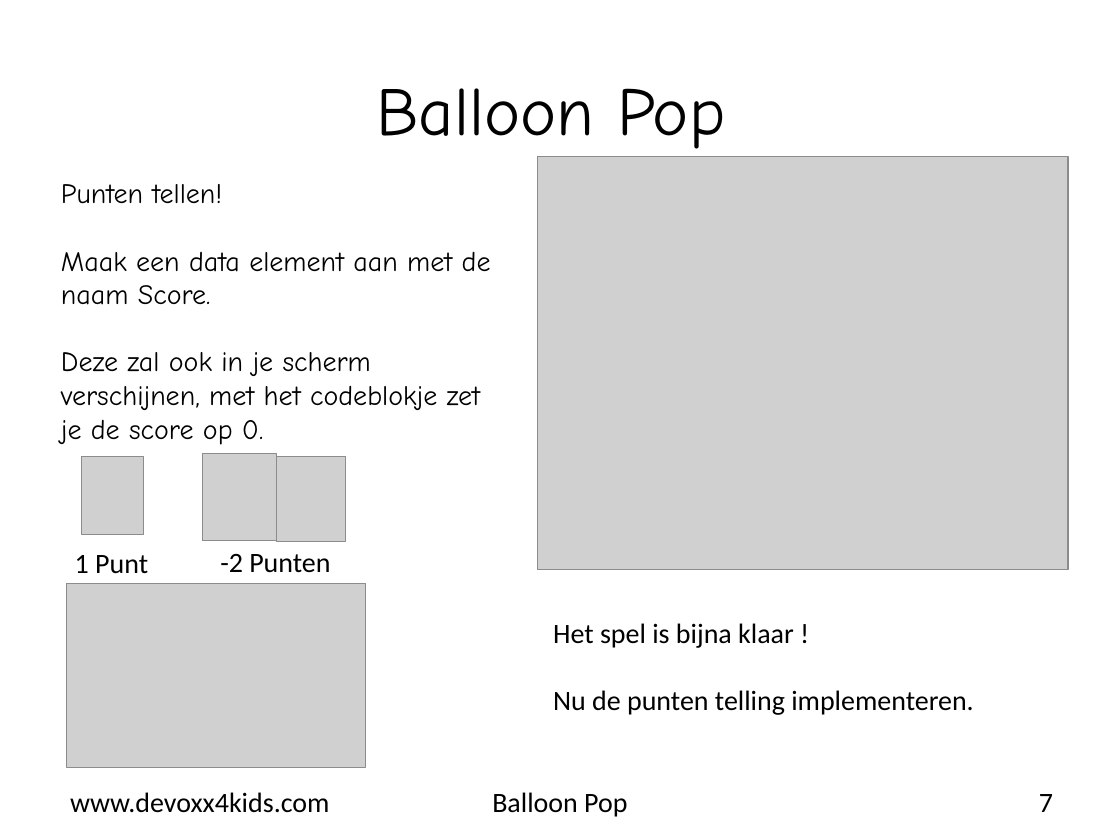
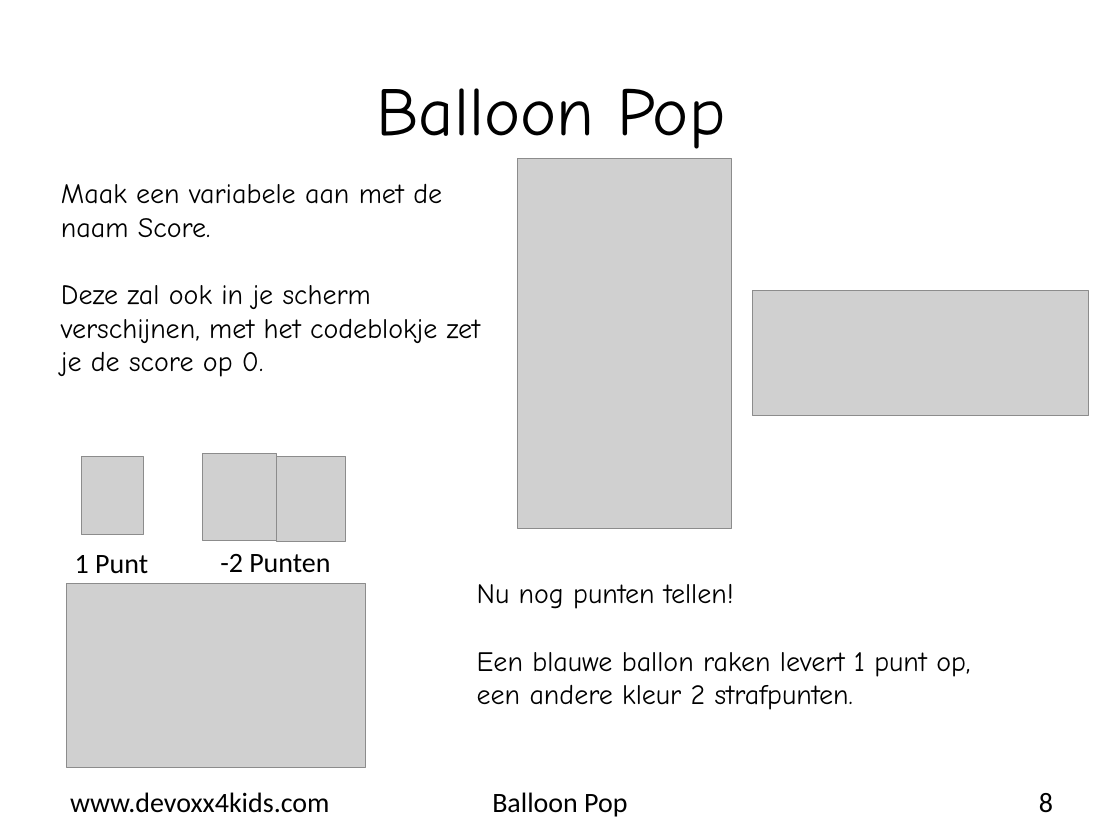
Before and after one commit to bertjan/openvalue-devoxx4kids, a slide deck: slide 8 of scratch-leapmotion/instructions/nl/Scratch-opdracht_04_BalloonPop.pptx (slide 7 before the commit). Drawn at 1120x840 pixels with LibreOffice and Linux fonts; fonts in the diff are those of the drawing; grey boxes stand for pictures; background and template pictures are left out. Boxes give left, top, right and bottom in pixels: in the first picture for what was removed or moved away, otherwise in the second. Text is boxed around its words. In the diff, an @@ line names an element or a change of style, - is before the commit and + after.

Commit message:
update instructions nl balloonpop

```diff
--- a/scratch-leapmotion/instructions/nl/Scratch-opdracht_04_BalloonPop.pptx
+++ b/scratch-leapmotion/instructions/nl/Scratch-opdracht_04_BalloonPop.pptx
@@ picture added at (517,158,731,528) @@
@@ picture removed at (538,157,1068,570) @@
@@ text at (61,184,442,238): text changed @@
-Punten tellen!
-Maak een data element aan met de naam Score.
+Maak een variabele aan met de naam Score.
@@ picture added at (753,290,1089,416) @@
@@ text added at (477,584,970,710), 18 pt, text #000000 @@
+Nu nog punten tellen!
+Een blauwe ballon raken levert 1 punt op, een andere kleur 2 strafpunten.
@@ text removed at (553,623,974,715) @@
-Het spel is bijna klaar !
-Nu de punten telling implementeren.
@@ page number at (1039,793,1053,813): text changed @@
-7
+8
```
Also in this commit, not shown: 6 other slides changed, 1 slide added.
